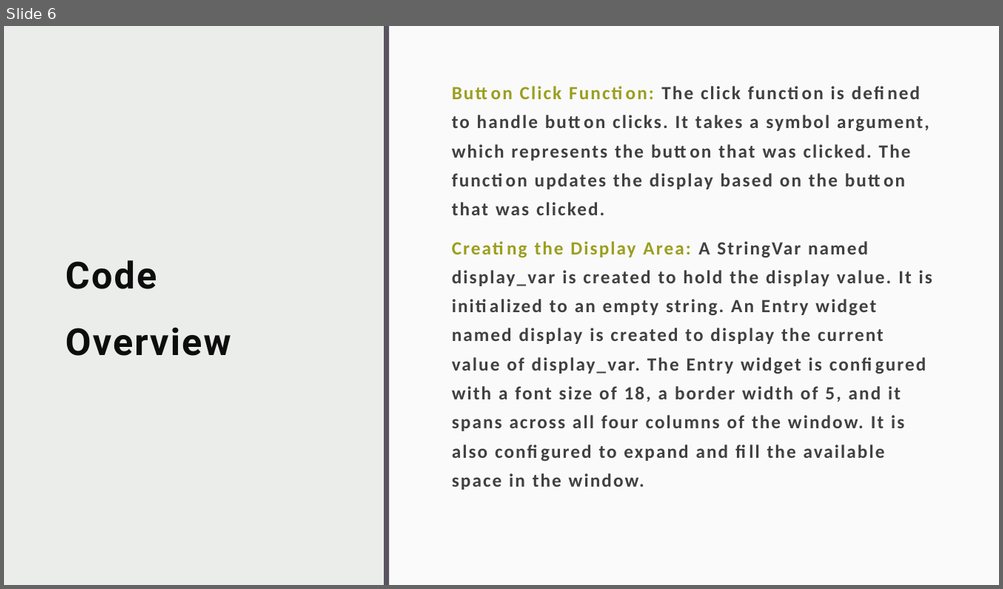
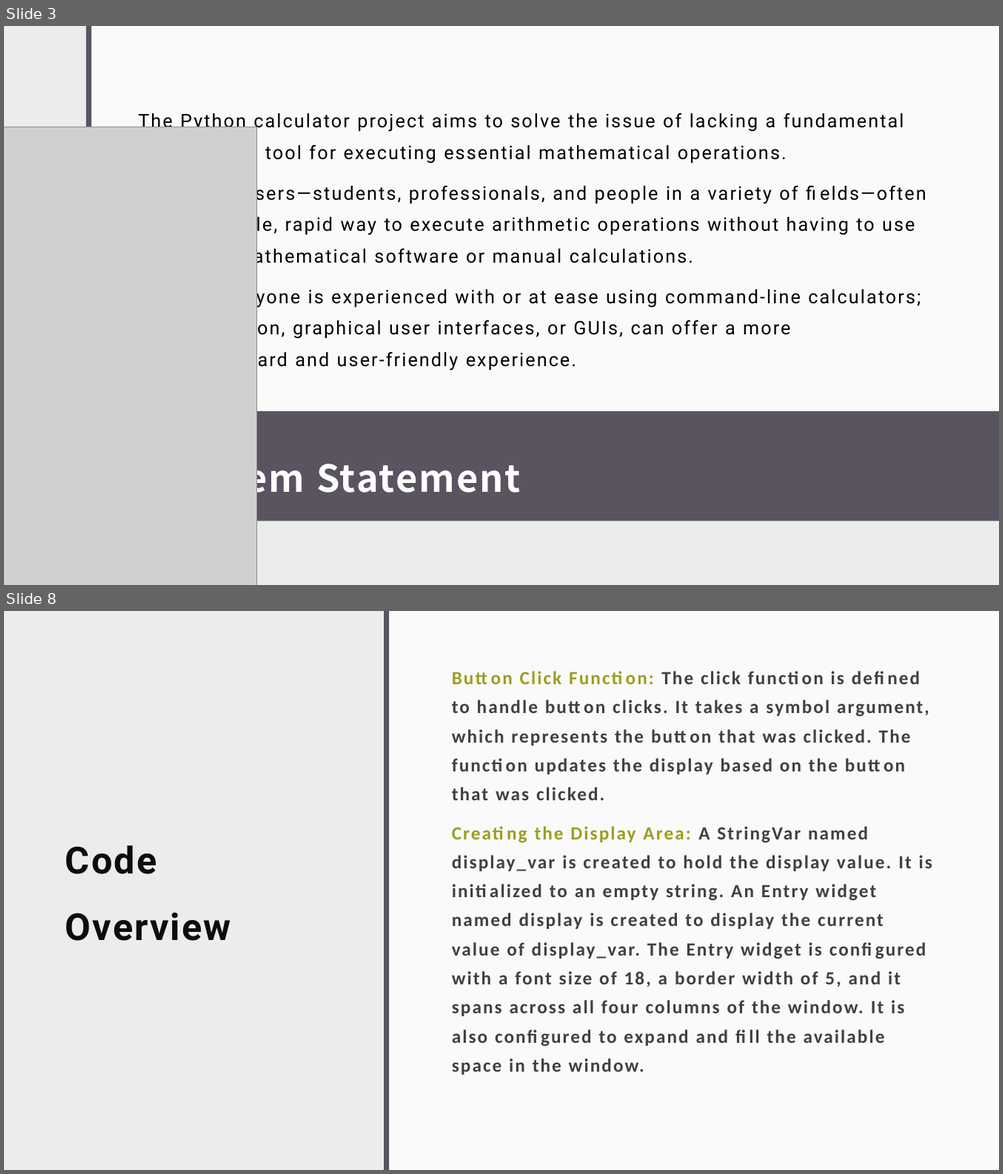
Before and after one commit to deewanker/Calculator, a slide deck: Calculator using Tkinter.pptx. Shown one above the other, each under a label of ours: slide 6 before the commit, slides 3 and 8 after it; the slides between them are not shown. The pictures are 1003x589 and 1003x1174 pixels, drawn with LibreOffice and Linux fonts; fonts in the diff are those of the drawing; grey boxes stand for pictures. Boxes give left, top, right and bottom in pixels: in the first picture for what was removed or moved away, otherwise in the second. Text is boxed around its words. In the diff, an @@ line names an element or a change of style, - is before the commit and + after.

```diff
--- a/Calculator using Tkinter.pptx
+++ b/Calculator using Tkinter.pptx
@@ slide 3 added at (4,26,999,585), background #EBEDEB; not listed: 2 template elements that a slide beside it also shows @@
@@ rectangle added at (4,26,999,585), fill #EBEDEB @@
@@ rectangle added at (86,27,91,585), fill #595460 @@
@@ rectangle added at (89,26,999,412), fill #FFFFFF at 75% opacity @@
@@ text added at (138,113,926,371), 18 pt, text #000000 @@
+The Python calculator project aims to solve the issue of lacking a fundamental and intuitive tool for executing essential mathematical operations.
+Numerous users—students, professionals, and people in a variety of fields—often need a simple, rapid way to execute arithmetic operations without having to use laborious mathematical software or manual calculations.
+But not everyone is experienced with or at ease using command-line calculators; for this reason, graphical user interfaces, or GUIs, can offer a more straightforward and user-friendly experience.
@@ picture added at (4,127,257,585) @@
@@ rectangle added at (4,412,999,521), fill #595460 @@
@@ title added at (138,454,521,502), 36 pt, text #FFFFFF, bold @@
+Problem Statement
@@ what was slide 6 is now slide 8 @@
```
Also in this commit, not shown: 4 slides changed, 1 other slide added.
